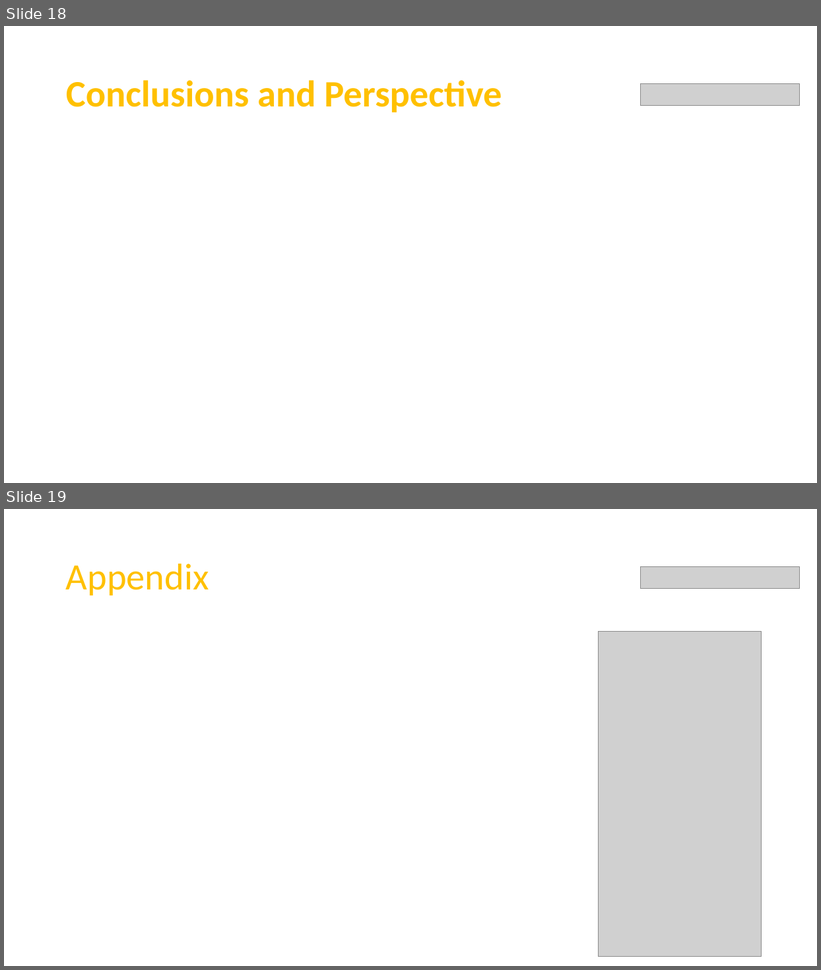
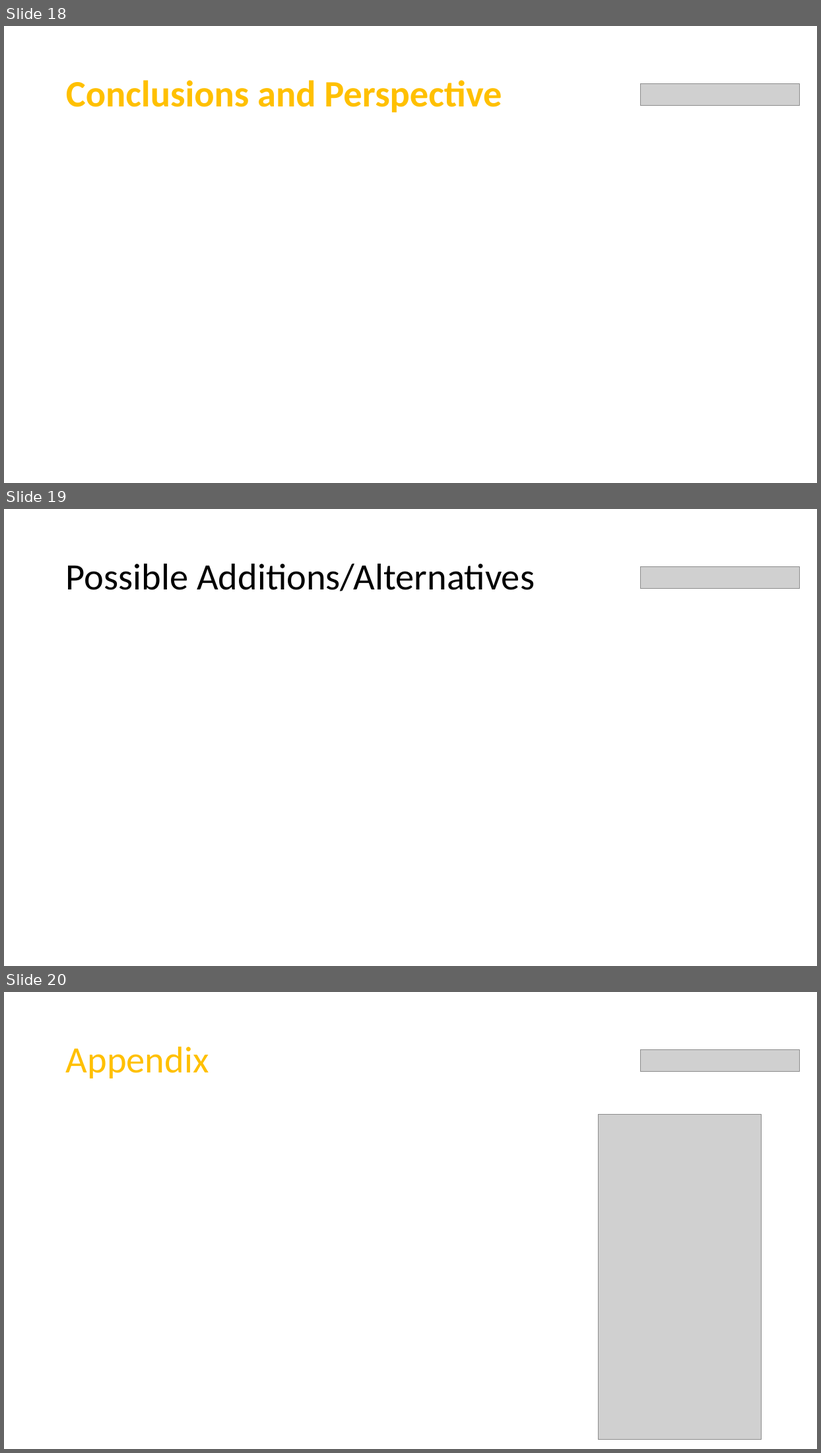
Before and after one commit to Team7-MSBA/Machine-Learning-Final-Project, a slide deck: FinalPresentation.pptx. Shown one above the other, each under a label of ours: slides 18 and 19 before the commit, slides 18, 19 and 20 after it. The pictures are 821x970 and 821x1453 pixels, drawn with LibreOffice and Linux fonts; fonts in the diff are those of the drawing; grey boxes stand for pictures. Boxes give left, top, right and bottom in pixels: in the first picture for what was removed or moved away, otherwise in the second. Text is boxed around its words. In the diff, an @@ line names an element or a change of style, - is before the commit and + after.

```diff
--- a/FinalPresentation.pptx
+++ b/FinalPresentation.pptx
@@ slide 19 added at (x1=4, y1=509, x2=817, y2=966), background #000000 @@
@@ rectangle added at (x1=4, y1=509, x2=817, y2=622), fill #FFFFFF @@
@@ title added at (x1=66, y1=563, x2=535, y2=591), 44 pt, text #000000 @@
+Possible Additions/Alternatives
@@ picture added at (x1=641, y1=567, x2=800, y2=589) @@
@@ rectangle added at (x1=4, y1=622, x2=817, y2=966), fill #000000 @@
@@ what was slide 19 is now slide 20 @@
```
